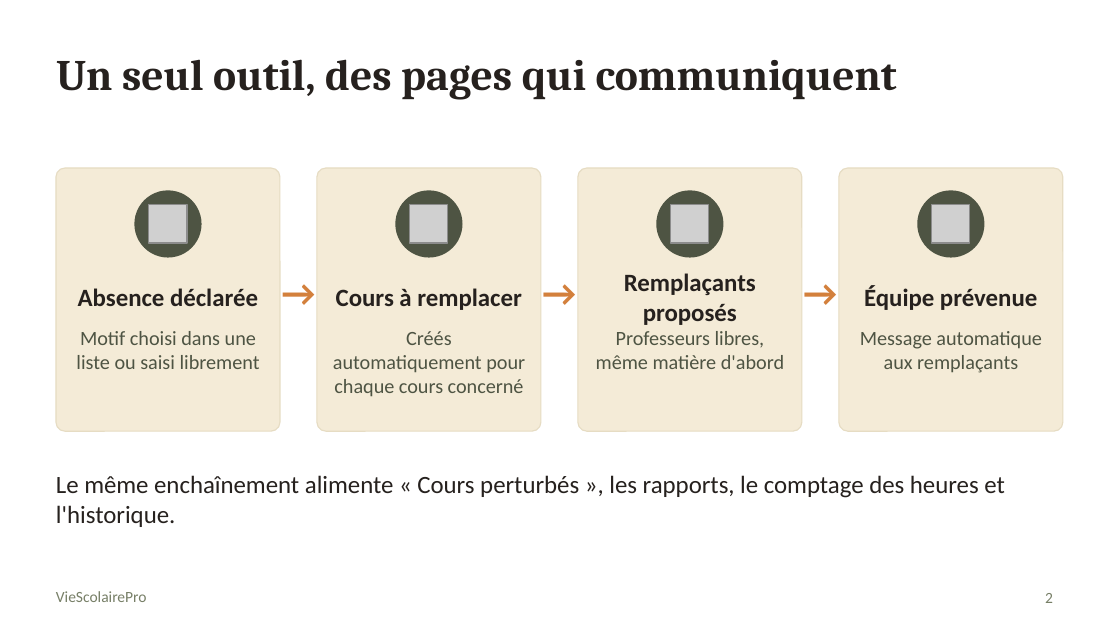
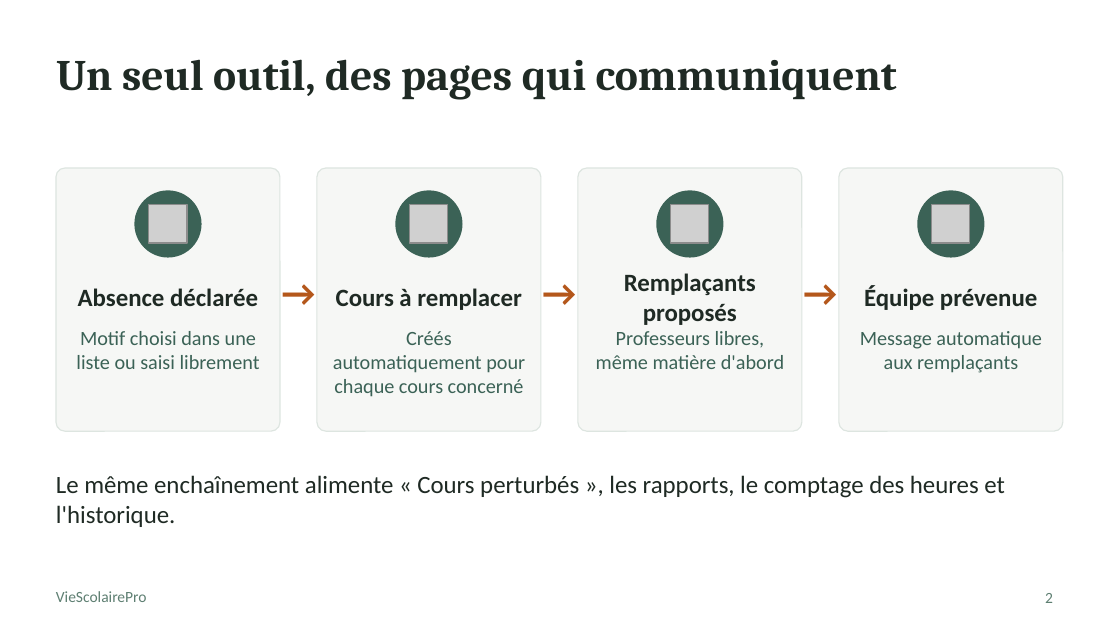
Before and after one commit to selwateaching/academie, a slide deck: slide 2 of presentation/VieScolairePro_presentation.pptx. Drawn at 1120x630 pixels with LibreOffice and Linux fonts; fonts in the diff are those of the drawing; grey boxes stand for pictures. Boxes give left, top, right and bottom in pixels: in the first picture for what was removed or moved away, otherwise in the second. Text is boxed around its words. In the diff, an @@ line names an element or a change of style, - is before the commit and + after.

```diff
--- a/presentation/VieScolairePro_presentation.pptx
+++ b/presentation/VieScolairePro_presentation.pptx
@@ fill #F4EBD7 to #F6F7F5; outline #E6DCC3 0.75 pt to #DDE5E0 0.75 pt in 4 elements at (56,168,280,431), (317,168,541,431), (578,168,802,431), (839,168,1063,431) @@
@@ fill #4E5443 to #3B6256 in 4 elements at (134,190,202,258), (395,190,463,258), (656,190,724,258), (917,190,984,258) @@
@@ text colour #D3803C to #B4571B in 3 elements at (280,263,317,319), (541,263,578,319), (802,263,839,319) @@
@@ text colour #26211E to #1F2A24 in 4 elements at (78,288,258,306), (336,288,521,310), (624,273,756,325), (864,286,1037,310) @@
@@ text colour #4E5443 to #3B6256 in 4 elements at (76,331,260,369), (333,331,525,397), (596,331,784,369), (860,331,1042,373) @@
@@ text "VieScolairePro" at (56,591,147,602): text colour #777F67 to #5E7F72 @@
@@ page number at (1045,593,1053,603): text colour #777F67 to #5E7F72 @@
```
Also in this commit, not shown: 17 other slides changed, 17 slides added, 2 slides removed, 42 other files.
